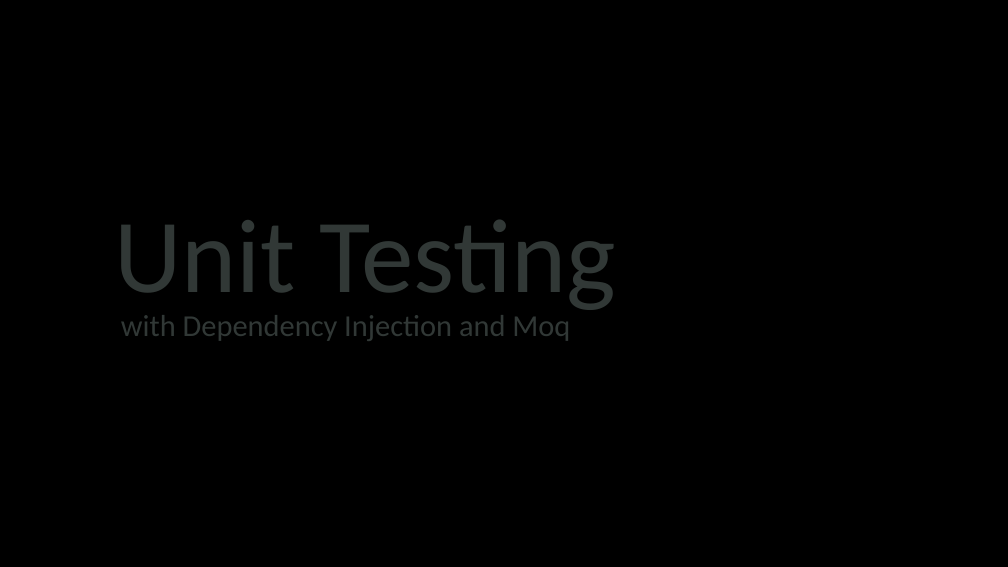
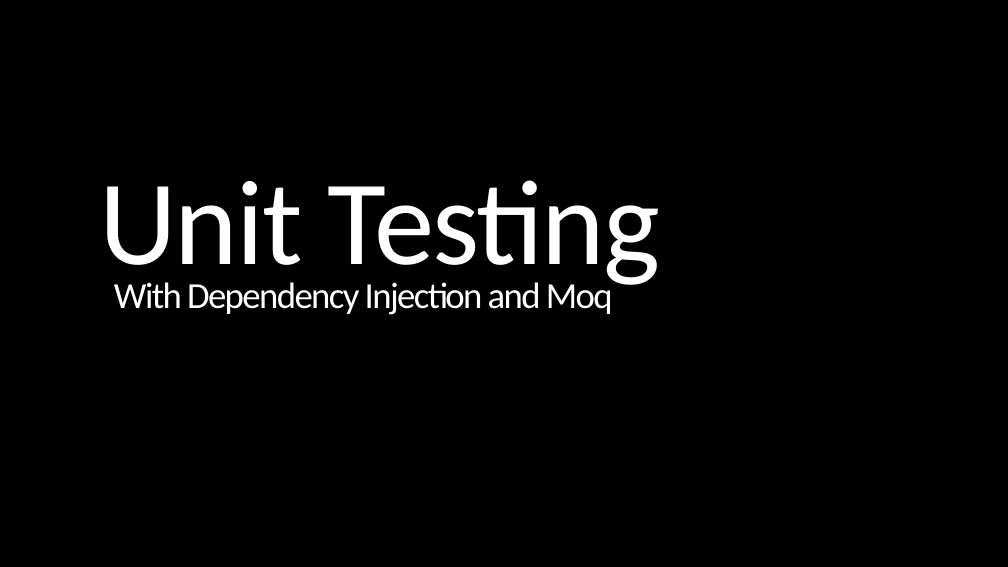
Before and after one commit to sdreier2/codecamp-unittests, a slide deck: slide 2 of tampa-presentation.pptx (slide 1 before the commit). Drawn at 1008x567 pixels with LibreOffice and Linux fonts; fonts in the diff are those of the drawing; background and template pictures are left out. Boxes give left, top, right and bottom in pixels: in the first picture for what was removed or moved away, otherwise in the second. Text is boxed around its words. In the diff, an @@ line names an element or a change of style, - is before the commit and + after.

```diff
--- a/tampa-presentation.pptx
+++ b/tampa-presentation.pptx
@@ text added at <box>99,180,660,292</box>, 230 pt, text #FFFFFF @@
+Unit Testing
@@ text at <box>114,277,613,315</box>: text changed; size 58 to 70 pt; text colour #313836 to #FFFFFF @@
-Unit Testing
-with Dependency Injection and Moq
+With Dependency Injection and Moq
```
Also in this commit, not shown: 16 other slides changed, 5 slides added, 4 slides removed, 14 other files.
